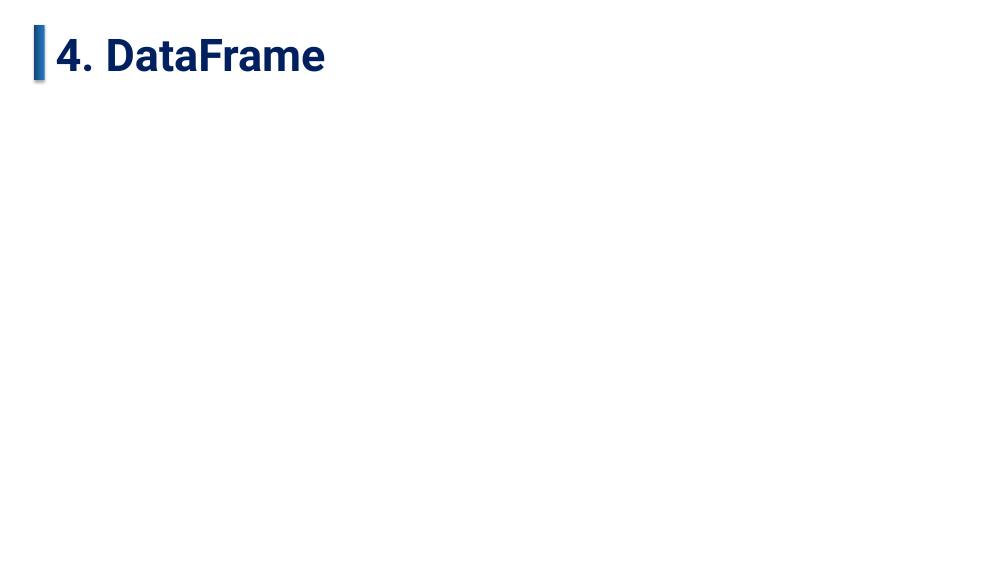
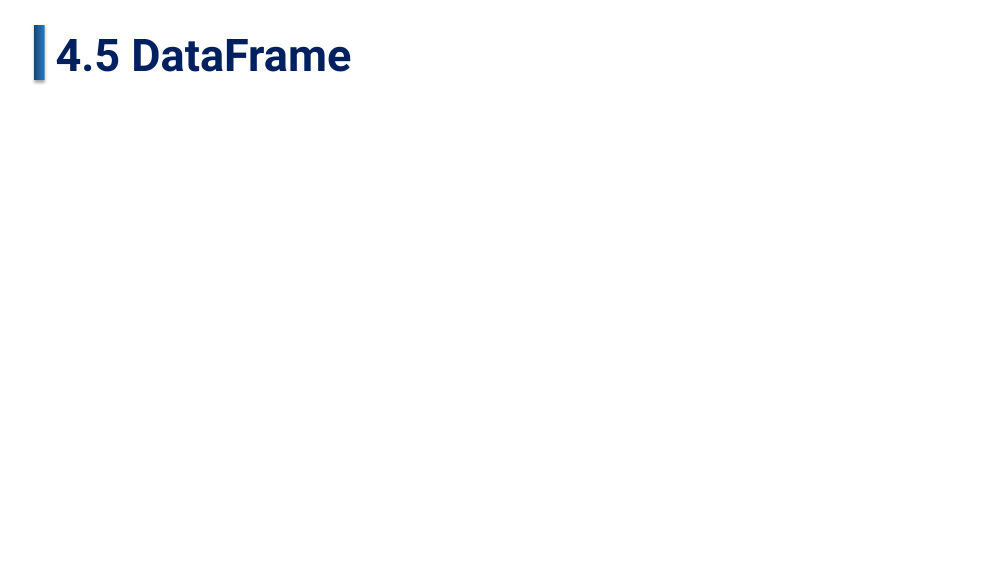
Before and after one commit to JasonZhangHub/DataAnalysiswithPython-FullCourseForBeginners, a slide deck: slide 42 of Data Analysis with Python-Full Course for Beginners.pptx (slide 41 before the commit). Drawn at 1008x567 pixels with LibreOffice and Linux fonts; fonts in the diff are those of the drawing. Boxes give left, top, right and bottom in pixels: in the first picture for what was removed or moved away, otherwise in the second. Text is boxed around its words. In the diff, an @@ line names an element or a change of style, - is before the commit and + after.

```diff
--- a/Data Analysis with Python-Full Course for Beginners.pptx
+++ b/Data Analysis with Python-Full Course for Beginners.pptx
@@ text at [56,39,351,72]: text changed @@
-4. DataFrame
+4.5 DataFrame
```
Also in this commit, not shown: 4 other slides changed, 13 slides added.
